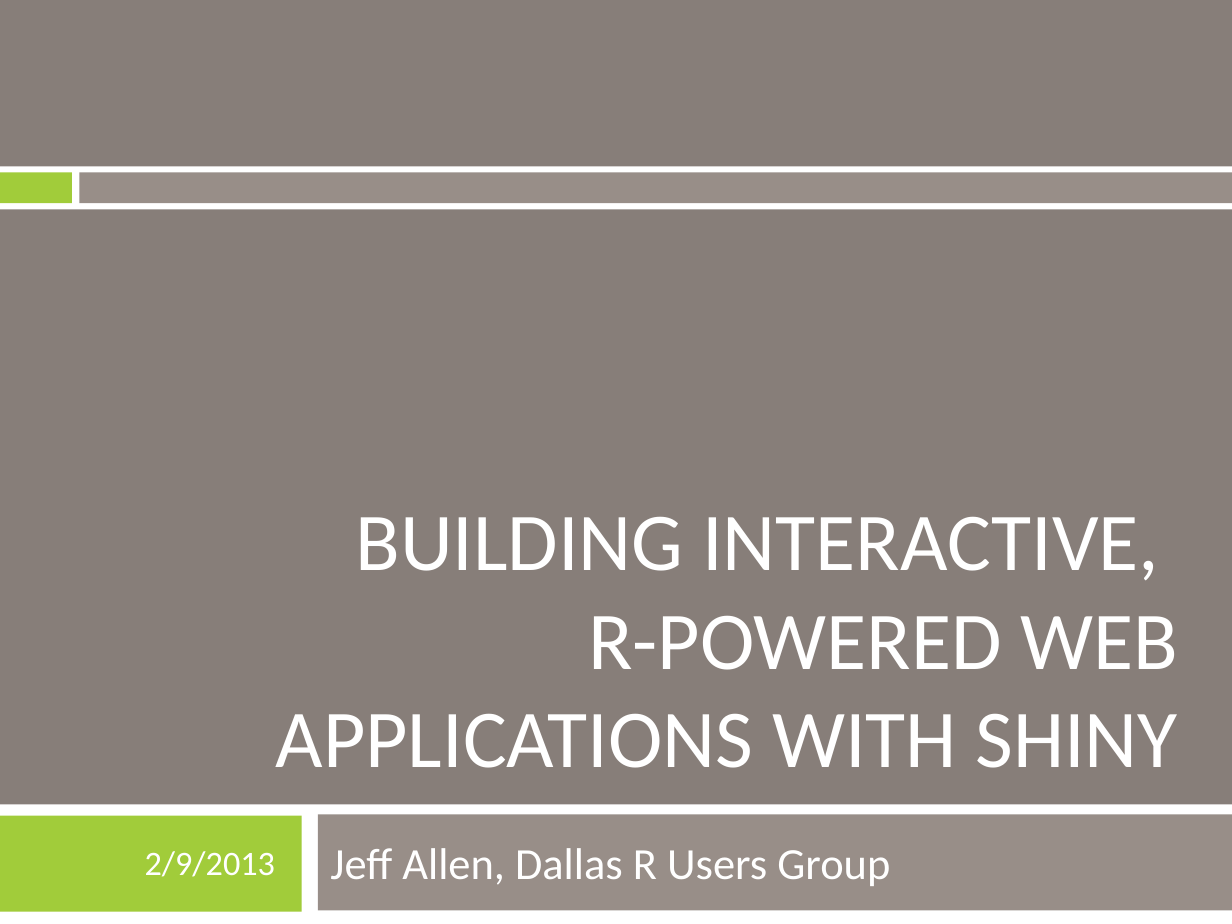
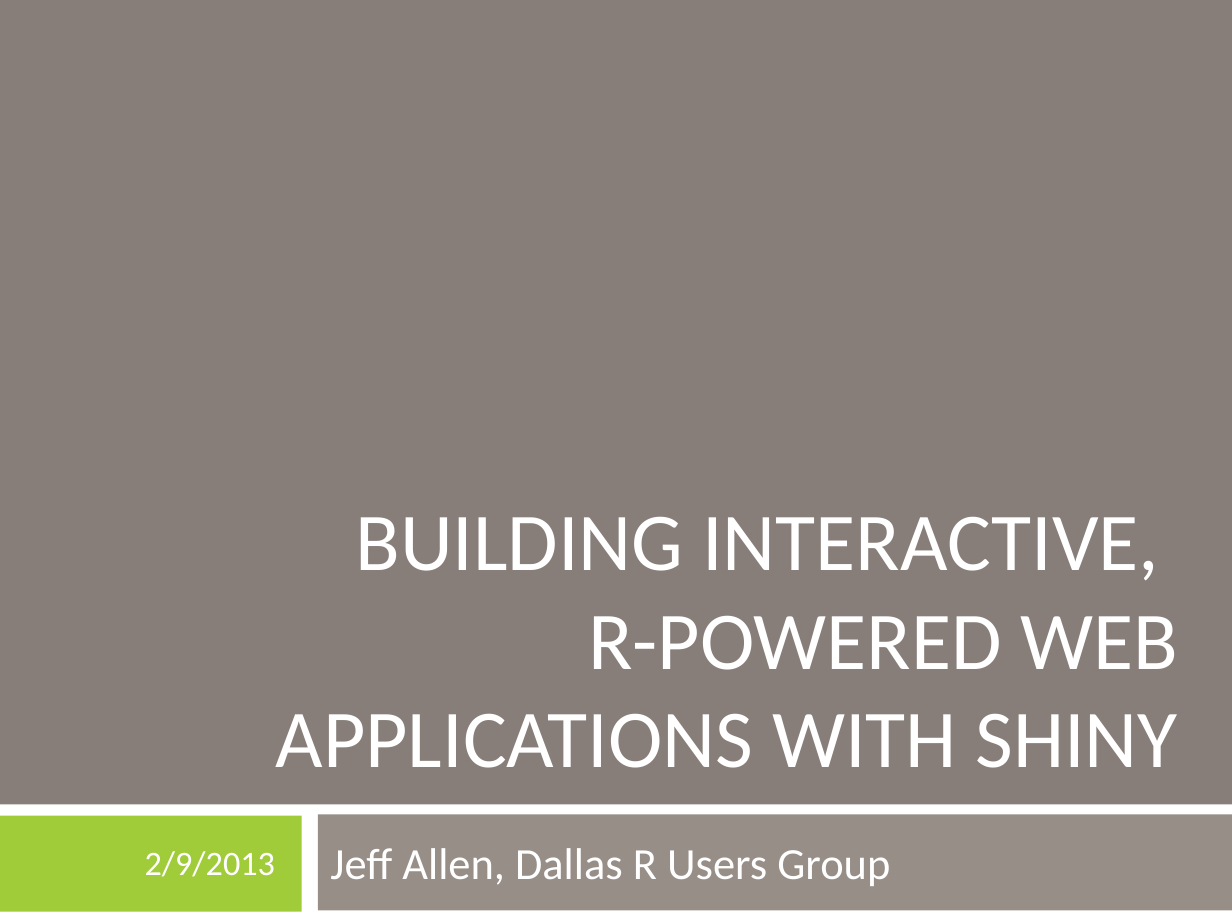
Before and after one commit to trestletech/shiny-sandbox, a slide deck: slide 1 of shiny_introduction.pptx. Drawn at 1232x924 pixels with LibreOffice and Linux fonts; fonts in the diff are those of the drawing. Boxes give left, top, right and bottom in pixels: in the first picture for what was removed or moved away, otherwise in the second. Text is boxed around its words. In the diff, an @@ line names an element or a change of style, - is before the commit and + after.

```diff
--- a/shiny_introduction.pptx
+++ b/shiny_introduction.pptx
@@ rectangle removed at (0, 166, 1232, 209) @@
@@ rectangle removed at (0, 172, 71, 203) @@
@@ rectangle removed at (80, 172, 1232, 203) @@
```
Also in this commit, not shown: 5 slides added.
